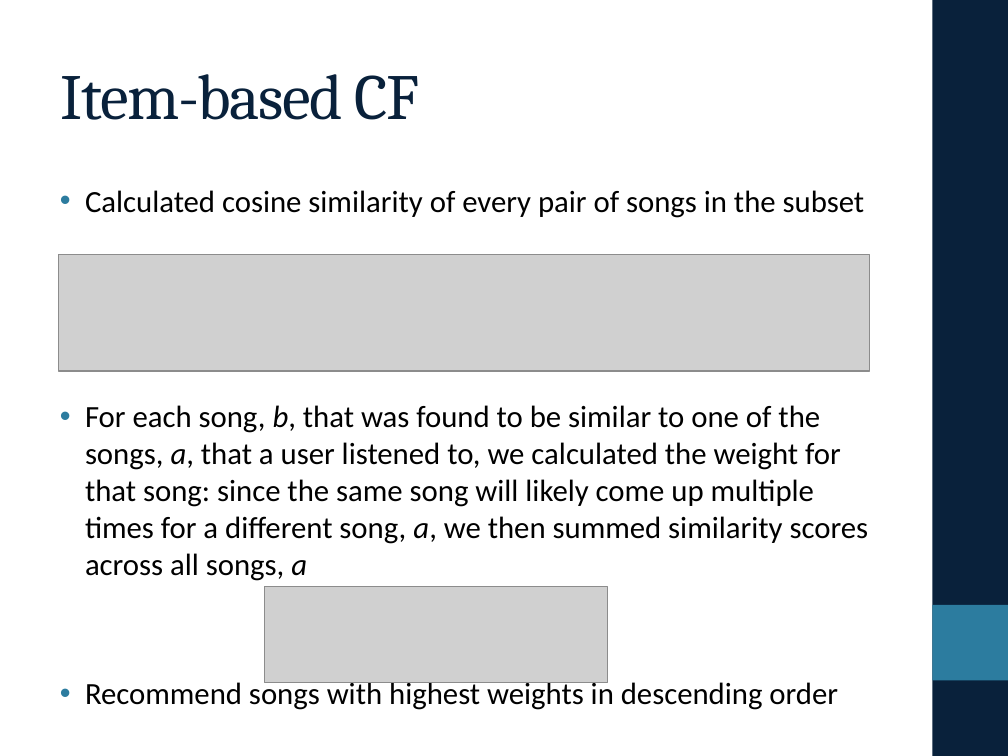
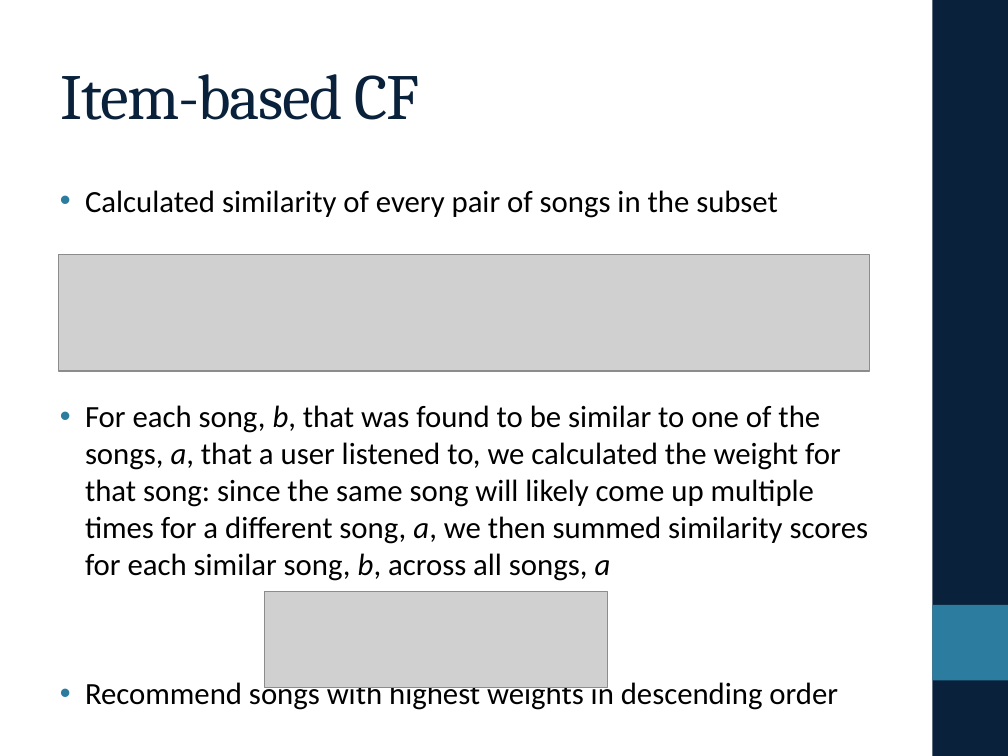
Before and after one commit to eringrand/musicanalysis, a slide deck: slide 9 of presentation/PresentationFinal.pptx. Drawn at 1008x756 pixels with LibreOffice and Linux fonts; fonts in the diff are those of the drawing; grey boxes stand for pictures. Boxes give left, top, right and bottom in pixels: in the first picture for what was removed or moved away, otherwise in the second. Text is boxed around its words. In the diff, an @@ line names an element or a change of style, - is before the commit and + after.

```diff
--- a/presentation/PresentationFinal.pptx
+++ b/presentation/PresentationFinal.pptx
@@ text at (85, 190, 869, 581): text changed @@
-• Calculated cosine similarity of every pair of songs in the subset
-• For each song, b, that was found to be similar to one of the songs, a, that a user listened to, we calculated the weight for that song: since the same song will likely come up multiple times for a different song, a, we then summed similarity scores across all songs, a
+• Calculated similarity of every pair of songs in the subset
+• For each song, b, that was found to be similar to one of the songs, a, that a user listened to, we calculated the weight for that song: since the same song will likely come up multiple times for a different song, a, we then summed similarity scores for each similar song, b, across all songs, a
@@ picture: place and size @@
-picture at (264, 587, 607, 682)
+picture at (264, 592, 607, 687)
```
Also in this commit, not shown: 3 other slides changed, 3 slides added, 3 slides removed, 1 other file.
